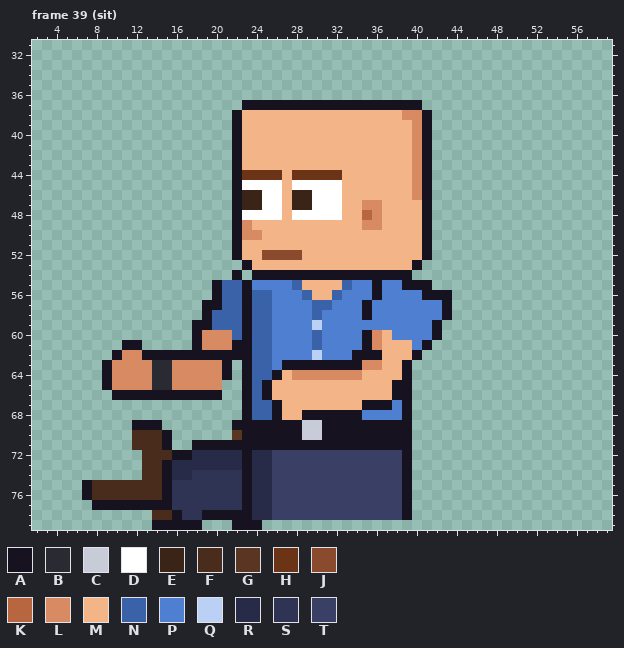
Pixel-art file, stored at sprites/custom/custom_intern_bald_left_anim.aseprite. Above is the file before it was changed.
64x80 pixels, 129 frames. Shown: frame 39 (sit): x 2..59, y 31..79. The commit also changed other frames, which this record leaves out.
Visible layers, top first: "Arm Top", "Hair", "Face", "Watch", "Near Arm", "Collar", "Belt", "Shirt", "Body", "Back Arm", "Pants", "Shoes".
Palette (. is transparent): A #17121f  B #2a2a33  C #c8ccd8  D #ffffff  E #3a2418  F #4a2c1c  G #5a3522  H #6b3416  J #8a4a2e  K #b8663f  L #d88a62  M #f3b488  N #3a62a8  P #4f7fd0  Q #bbd0f5  R #272b48  S #2f3354  T #3a3f66
Pixels before, frame 39 (sit) (only the part around the change), first column x 4:
58 ...............ANNNANNPPPPNPPPPAPPP
59 ..............AANNNANNPPPPQPPPPPPPP
60 ..............ALLLNANNPPPPNPPPPALMP
61 .......AA.....ALLLAANNPPPPNPPPPALMM
62 ......ALLAAAAAAAAAAANNPPPPQPPPAAAMM
63 .....ALLLLBBLLLLLA.ANNPAAAAAAAALLMM
64 .....ALLLLBBLLLLLA.ANNAMLLLLLLLMMMM
65 .....ALLLLBBLLLLL..ANAMMMMMMMMMMMMA
66 ......AAAAAAAAAAA..ANAMMMMMMMMMMMMA
67 ...................ANNAMMMMMMMMAAAP
68 ...................ANNAMMAAAAAAPPPP
69 ........AAA.......AAAAAAACCAAAAAAAA
70 ........FFFA......GAAAAAACCAAAAAAAA
71 ........FFFA..AAAAAAAAAAAAAAAAAAAAA
72 .........FFFAARRRRRARRTTTTTTTTTTTTT
73 .........FFARRRRRRRARRTTTTTTTTTTTTT
74 .........FFARRSSSSSARRTTTTTTTTTTTTT
75 ...AFFFFFFFASSSSSSSARRTTTTTTTTTTTTT
76 ...AFFFFFFFASSSSSSSARRTTTTTTTTTTTTT
77 ....AAAAAAAASSSSSSSARRTTTTTTTTTTTTT
78 ..........FFASSAAAAARRTTTTTTTTTTTTT
79 ..........AAAAA...AAA..............
Once edited:
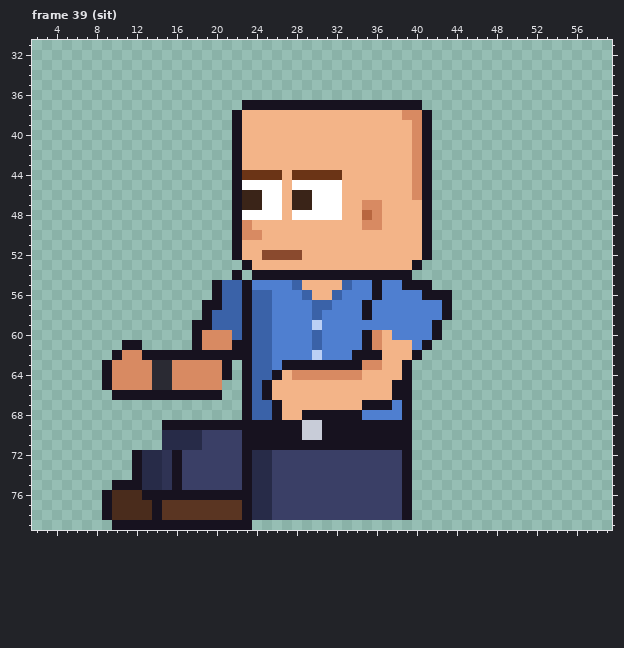
What changed:
Frame 39 (sit), layers "Pants", "Shoes":
The edit adds colour A in row 69 at x 15 to 21; in rows 72 to 74 at x 12; in row 78 at x 9; in row 79 at x 10 to 13 and 19 to 21.
Colour F gives way to colour A in row 75 at x 10 to 12; in row 76 at x 9 and 13 to 14; in row 78 at x 14.
Colour R gives way to colour A in rows 73 to 74 at x 16.
Colour S gives way to colour A in row 75 at x 16; in row 76 at x 16 to 22.
The edit adds colour F in row 78 at x 10 to 13.
Colour A gives way to colour F in row 77 at x 10 to 13.
Colour A gives way to colour G in row 77 at x 15; in row 78 at x 16 and 19 to 22.
Colour F gives way to colour G in row 78 at x 15.
Colour S gives way to colour G in row 77 at x 16 to 22; in row 78 at x 17 to 18.
The edit adds colour R in row 70 at x 16 to 18; in row 71 at x 16 to 17.
Colour A gives way to colour R in row 70 at x 15; in row 71 at x 15 and 18.
Colour F gives way to colour R in rows 72 to 75 at x 13 to 14.
Colour A gives way to colour S in rows 73 to 75 at x 15.
Colour F gives way to colour S in row 72 at x 15.
The edit adds colour T in row 70 at x 19 to 21.
Colour A gives way to colour T in row 71 at x 19 to 22; in row 72 at x 17.
Colour G gives way to colour T in row 70 at x 22.
Colour R gives way to colour T in row 72 at x 18 to 22; in row 73 at x 17 to 22; in row 74 at x 17.
Colour S gives way to colour T in row 74 at x 18 to 22; in row 75 at x 17 to 22.
Colour A is removed in row 69 at x 12 to 14; in rows 75 to 76 at x 7; in row 77 at x 8; in row 79 at x 24.
Colour F is removed in rows 70 to 71 at x 12 to 14; in row 75 at x 8 to 9; in row 76 at x 8.
